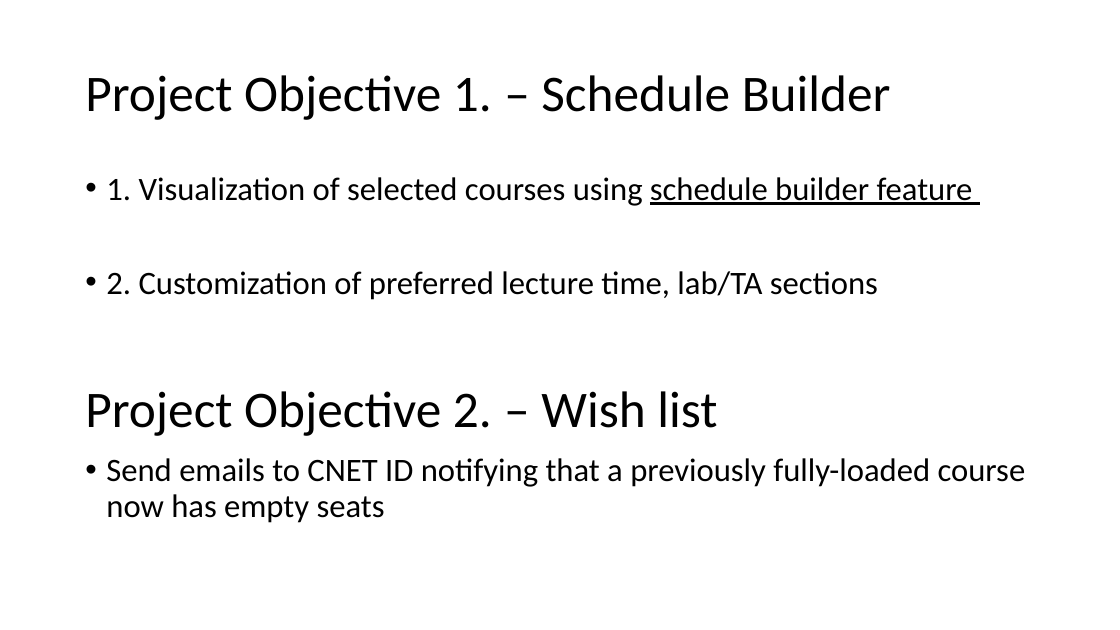
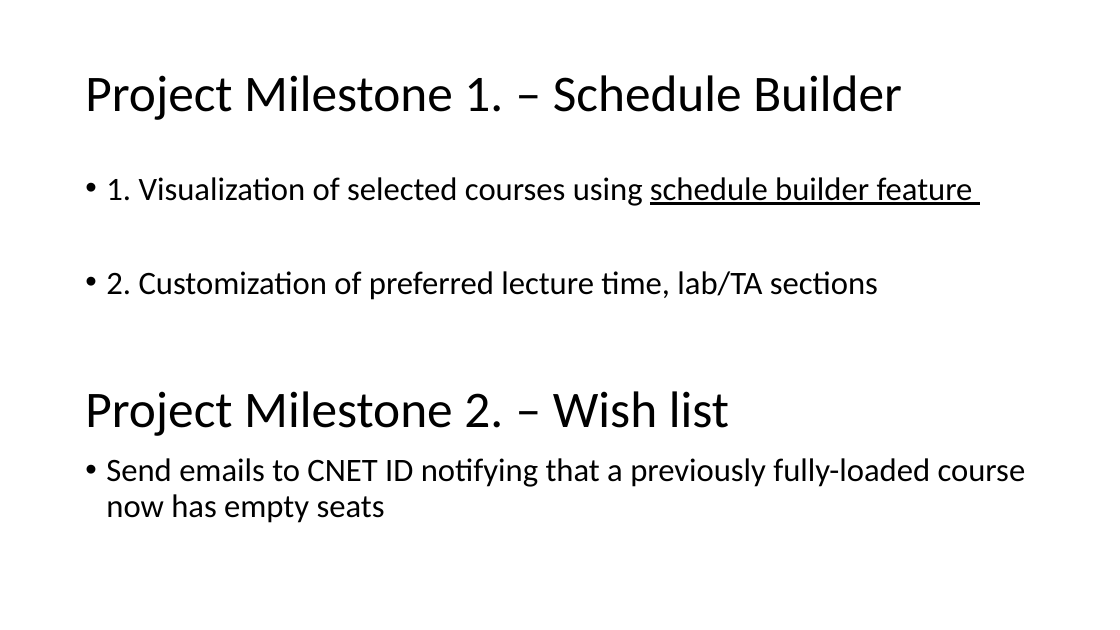
Before and after one commit to magicahan/Project_Alda, a slide deck: slide 4 of proposal/presentation/Project_ALDA.pptx. Drawn at 1120x630 pixels with LibreOffice and Linux fonts; fonts in the diff are those of the drawing. Boxes give left, top, right and bottom in pixels: in the first picture for what was removed or moved away, otherwise in the second. Text is boxed around its words. In the diff, an @@ line names an element or a change of style, - is before the commit and + after.

```diff
--- a/proposal/presentation/Project_ALDA.pptx
+++ b/proposal/presentation/Project_ALDA.pptx
@@ title at box(85, 75, 902, 120): text changed @@
-Project Objective 1. – Schedule Builder
+Project Milestone 1. – Schedule Builder
@@ text at box(85, 391, 729, 436): text changed @@
-Project Objective 2. – Wish list
+Project Milestone 2. – Wish list
```
Also in this commit, not shown: 2 other slides changed, 1 slide added.
